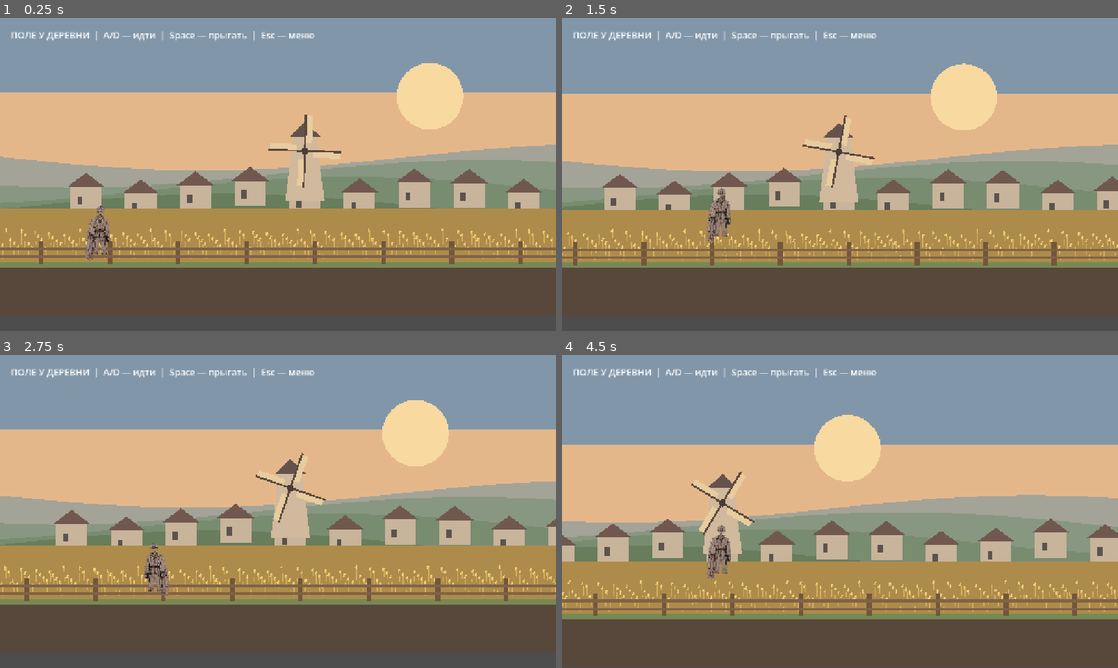
Above: before the commit, frames 1-4 (two rows, left to right).
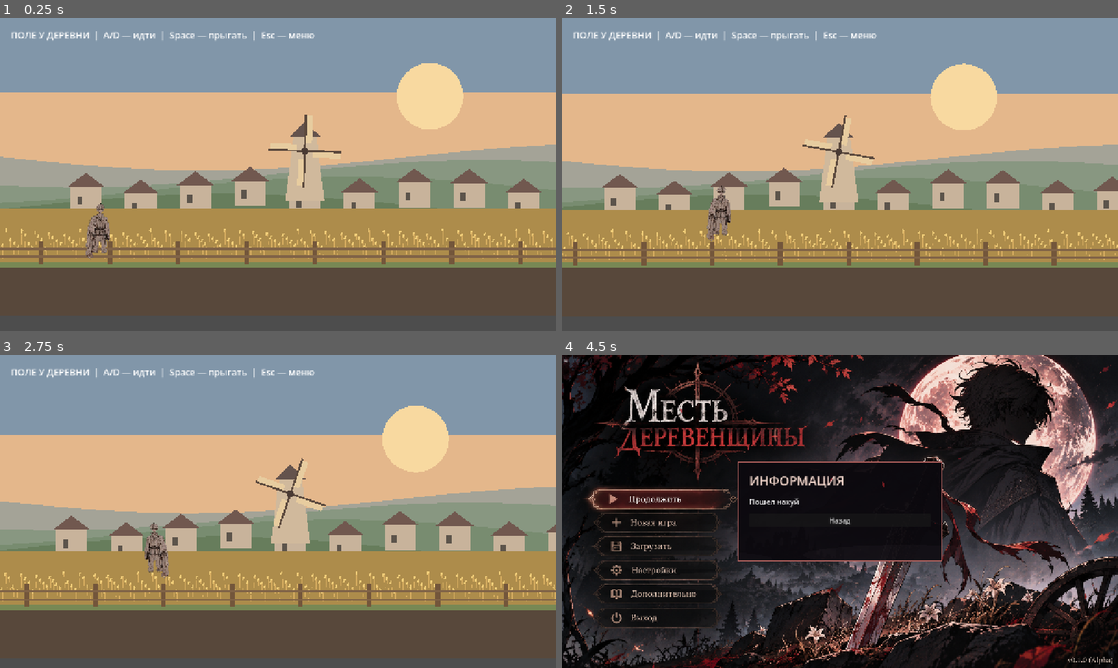
Above: after the commit, the same moments.

Repository: stas1212212/The-Hillbilly-s-Revenge
Game: Godot game, scene res://scenes/field_prologue.tscn
Two runs of this game, one before a commit and one after it. Both use one fixed random seed, a clock stepped at 60 frames per second and the inputs below. This scene is started directly instead of the project's main scene.
Inputs (mouse positions are in pixels of both pictures, inside the frame that each line leads up to):
- Up to frame 1 (0.25 s): no input
- Up to frame 2 (1.5 s): tap Enter (ui_accept) at 0.5, 0.77, 0.8, 1.07, 1.35 s; move the mouse to (962, 158) at 0.52 s; hold Space 0.53-1.28 s; hold Right (ui_right) from 0.53 s (still down); click (962, 158) at 0.67 s; move the mouse to (728, 190) at 1.27 s
- Up to frame 3 (2.75 s): tap Enter (ui_accept) at 1.52, 1.82, 2.3 s; tap Space at 1.55 s; move the mouse to (333, 442) at 2.02 s; release Right (ui_right) at 2.03 s; hold Left (ui_left) from 2.03 s (still down); hold Space from 2.03 s (still down)
- Up to frame 4 (4.5 s): move the mouse to (812, 574) at 2.77 s; release Left (ui_left) at 2.78 s; release Space at 2.78 s; hold Right (ui_right) 2.78-4.25 s; tap Shift at 2.85 s; click (812, 574) at 2.92 s; tap Enter (ui_accept) at 3.02, 3.32, 3.77, 3.8, 4.07 s; tap Space at 3.05 s; move the mouse to (1006, 558) at 3.52 s; hold E 3.53-4.25 s; tap Escape (ui_cancel) at 4.15 s; click (667, 495) at 4.27 s

The runs differ from the first frame. In frame 1, 0.3% of the frame differs, in the area x 15-20%, y 59-78%; in frame 2, 0.3%; in frame 3, 17%; in frame 4, 99%, in the area x 0-100%, y 0-100%.

Commit message:
Add playable countryside prologue

Diff:
--- a/scripts/actors/hero_controller.gd
+++ b/scripts/actors/hero_controller.gd
@@ -1,25 +1,29 @@
 extends CharacterBody2D
-
-# First controllable visual prototype using the reference design.
-# One clean idle illustration; frame-by-frame combat animations come later.
-@export var move_speed := 235.0
-@export var jump_velocity := -420.0
-@export var gravity := 1100.0
+@export var move_speed: float = 235.0
+@export var jump_velocity: float = -420.0
+@export var gravity: float = 1100.0
 @onready var art: Sprite2D = $Sprite2D
-var elapsed := 0.0
-
+var elapsed: float = 0.0
+var base_art_y: float = 0.0
+func _ready() -> void:
+    base_art_y = art.position.y
 func _physics_process(delta: float) -> void:
     elapsed += delta
     if not is_on_floor():
         velocity.y += gravity * delta
-    if Input.is_action_just_pressed("ui_accept") and is_on_floor():
+    if (Input.is_action_just_pressed("ui_accept") or Input.is_key_pressed(KEY_SPACE)) and is_on_floor():
         velocity.y = jump_velocity
-    var axis := Input.get_axis("ui_left", "ui_right")
-    if Input.is_key_pressed(KEY_A): axis -= 1.0
-    if Input.is_key_pressed(KEY_D): axis += 1.0
-    axis = clampf(axis, -1.0, 1.0)
+    var axis: float = Input.get_axis("ui_left", "ui_right")
+    if Input.is_key_pressed(KEY_A):
+        axis -= 1.0
+    if Input.is_key_pressed(KEY_D):
+        axis += 1.0
+    axis = clampf(axis,-1.0,1.0)
     velocity.x = axis * move_speed
     if absf(axis) > 0.01:
         art.flip_h = axis < 0.0
-    art.position.y = -33.0 + (sin(elapsed * 2.5) * 1.5 if is_on_floor() and absf(axis) < 0.01 else 0.0)
+    art.position.y = base_art_y + (sin(elapsed * 2.5) * 1.5 if is_on_floor() and absf(axis) < 0.01 else 0.0)
     move_and_slide()
+func _unhandled_input(event: InputEvent) -> void:
+    if event.is_action_pressed("ui_cancel"):
+        get_tree().change_scene_to_file("res://scenes/main_menu.tscn")
